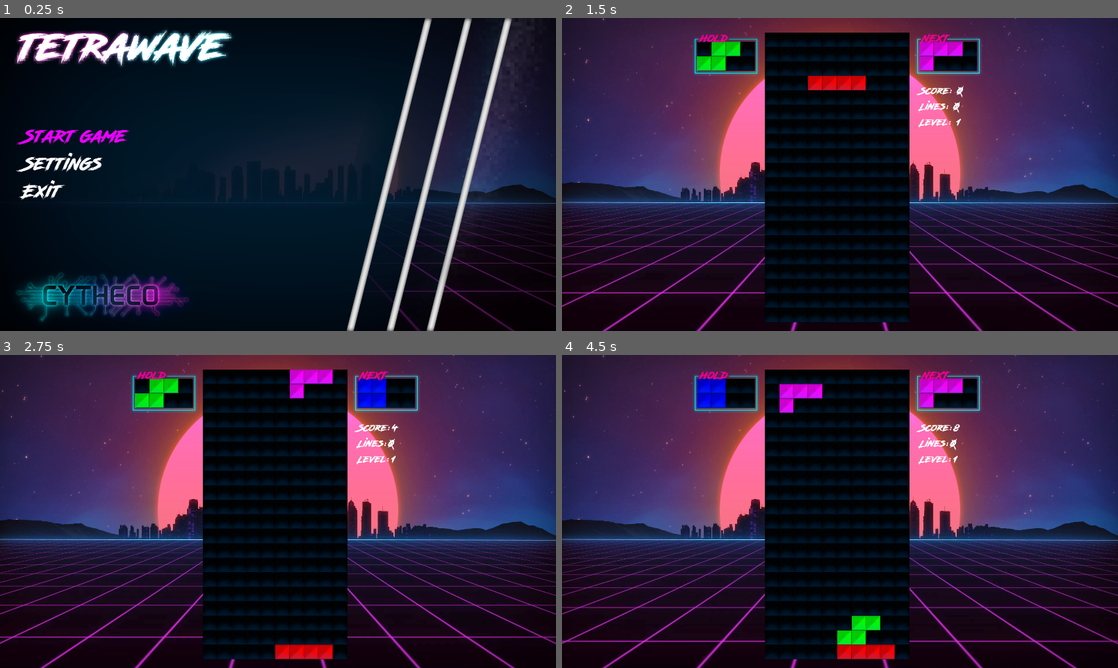
Above: before the commit, frames 1-4 (two rows, left to right).
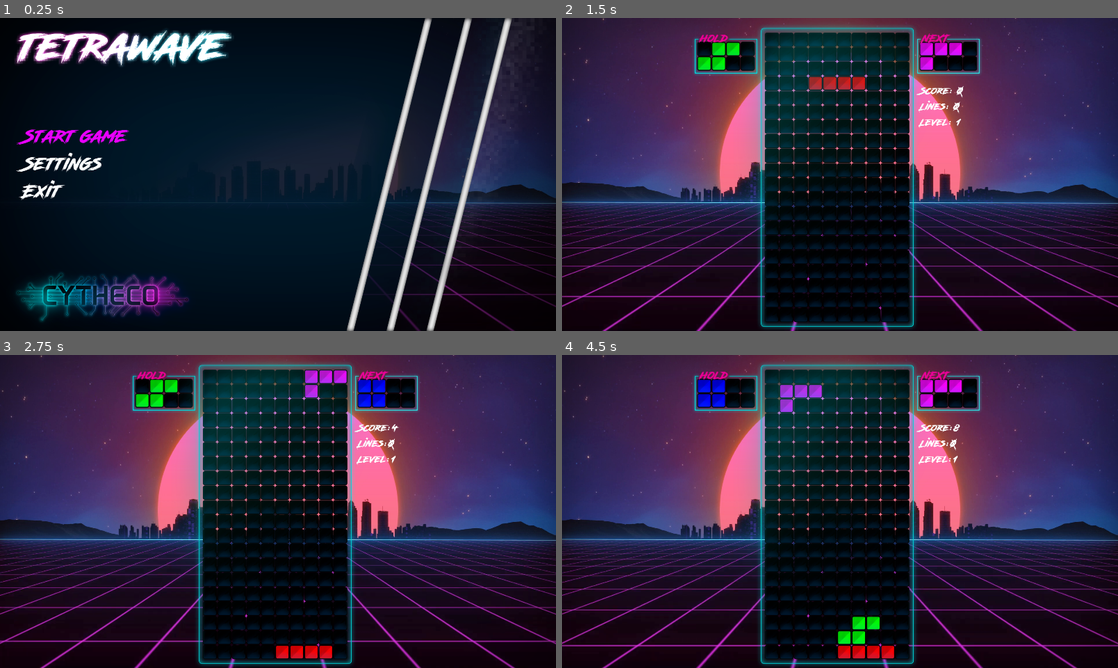
Above: after the commit, the same moments.

Repository: Cydeamon/BlockWave
Game: Godot game, scene res://Main.tscn
Two runs of this game, one before a commit and one after it. Both use one fixed random seed, a clock stepped at 60 frames per second and the inputs below. Sound files missing from this copy of the repository are replaced by a short silence.
Inputs (mouse positions are in pixels of both pictures, inside the frame that each line leads up to):
- Up to frame 1 (0.25 s): no input
- Up to frame 2 (1.5 s): tap Enter at 0.5 s; move the mouse to (962, 158) at 0.52 s; hold Right (move_right) 0.53-1.28 s; hold Up (drop) 0.53-1.28 s; click (962, 158) at 0.67 s; move the mouse to (728, 190) at 1.27 s; hold Down (move_down) from 1.28 s (still down); tap H (hold) at 1.35 s
- Up to frame 3 (2.75 s): move the mouse to (333, 442) at 2.02 s; release Down (move_down) at 2.03 s; hold Right (move_right) from 2.03 s (still down); hold Up (drop) from 2.03 s (still down)
- Up to frame 4 (4.5 s): move the mouse to (812, 574) at 2.77 s; release Up (drop) at 2.78 s; tap H (hold) at 2.85, 4.35 s; click (812, 574) at 2.92 s; move the mouse to (1006, 558) at 3.52 s; release Right (move_right) at 3.53 s; hold Up (drop) 3.53-4.28 s; hold Left (move_left) from 3.53 s (still down); move the mouse to (673, 464) at 4.27 s

The runs differ from the first frame. In frame 1, 0.4% of the frame differs, in the area x 72-100%, y 69-89%; in frame 2, 13%; in frame 3, 14%; in frame 4, 14%, in the area x 0-100%, y 2-100%.

Commit message:
Design update

Diff:
--- a/Main.tscn
+++ b/Main.tscn
@@ -32,6 +32,7 @@
 [ext_resource path="res://assets/levelup.png" type="Texture" id=30]
 [ext_resource path="res://assets/hold.png" type="Texture" id=31]
 [ext_resource path="res://assets/fonts/Road_Rage.ttf" type="DynamicFontData" id=32]
+[ext_resource path="res://assets/glow.png" type="Texture" id=33]
 [ext_resource path="res://assets/GameFieldCells.tscn" type="PackedScene" id=34]
 
 [sub_resource type="SpriteFrames" id=1]
@@ -86,12 +87,11 @@
 
 [node name="bg_animation" type="AnimatedSprite" parent="."]
 frames = SubResource( 1 )
-frame = 9
+frame = 17
 playing = true
 centered = false
 
 [node name="Game" type="Node2D" parent="."]
-visible = false
 
 [node name="UI" type="Node2D" parent="Game"]
 
@@ -146,10 +146,16 @@
 number_of_cells_in_row = 10
 limit_rows_draw = 20
 
+[node name="Glow" type="Sprite" parent="Game/GameField"]
+position = Vector2( 253, 490 )
+scale = Vector2( 0.5, 0.5 )
+texture = ExtResource( 33 )
+
 [node name="step_timer" type="Timer" parent="Game"]
 wait_time = 0.5
 
 [node name="Menu" type="Node2D" parent="."]
+visible = false
 
 [node name="bg_gameover" type="Sprite" parent="Menu"]
 visible = false
--- a/assets/Cell.tscn
+++ b/assets/Cell.tscn
@@ -8,9 +8,11 @@
 script = ExtResource( 2 )
 
 [node name="cell_color" type="ColorRect" parent="."]
-margin_right = 50.0
-margin_bottom = 50.0
-color = Color( 0, 0, 0, 1 )
+margin_left = 3.0
+margin_top = 3.0
+margin_right = 47.0
+margin_bottom = 47.0
+color = Color( 1, 0, 0, 1 )
 
 [node name="cell_image_on_top" type="Sprite" parent="."]
 position = Vector2( 25, 25 )
--- a/project.godot
+++ b/project.godot
@@ -19,6 +19,7 @@
 window/size/width=1920
 window/size/height=1080
 window/size/resizable=false
+window/size/fullscreen=true
 window/size/test_width=1280
 window/size/test_height=720
 window/stretch/mode="viewport"
Not shown: 1 places in Main.tscn that only renumber resources
Binary file added: assets/glow.png
Not shown, added: assets/glow.png.import
Binary file changed: assets/tetrisBlock.png
Not shown, added: assets/glow.psd
Not shown, changed: todo.md
